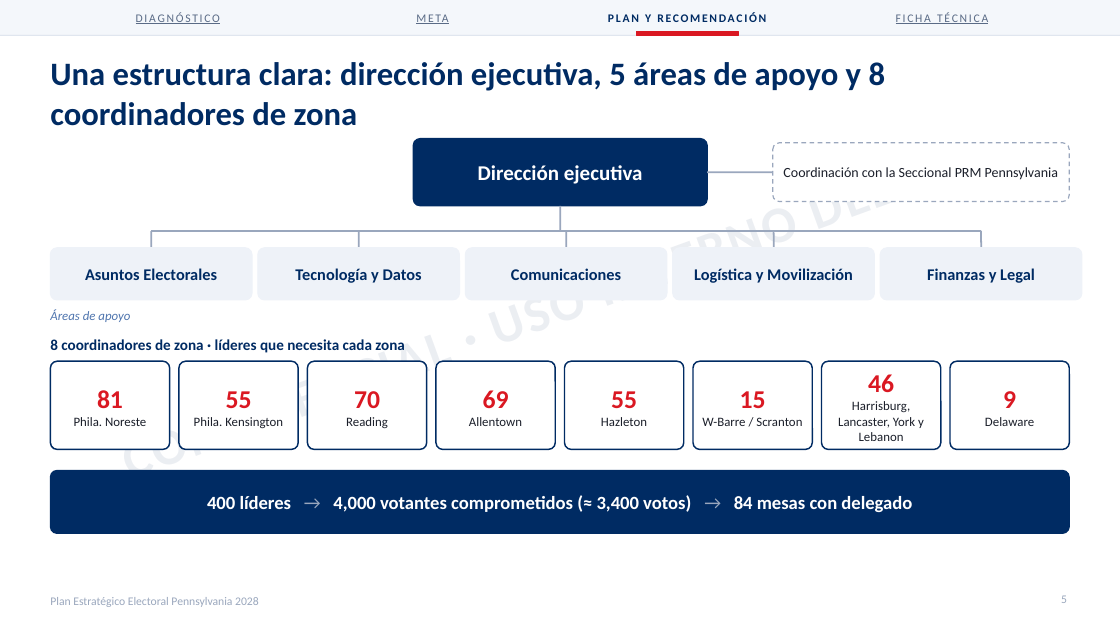
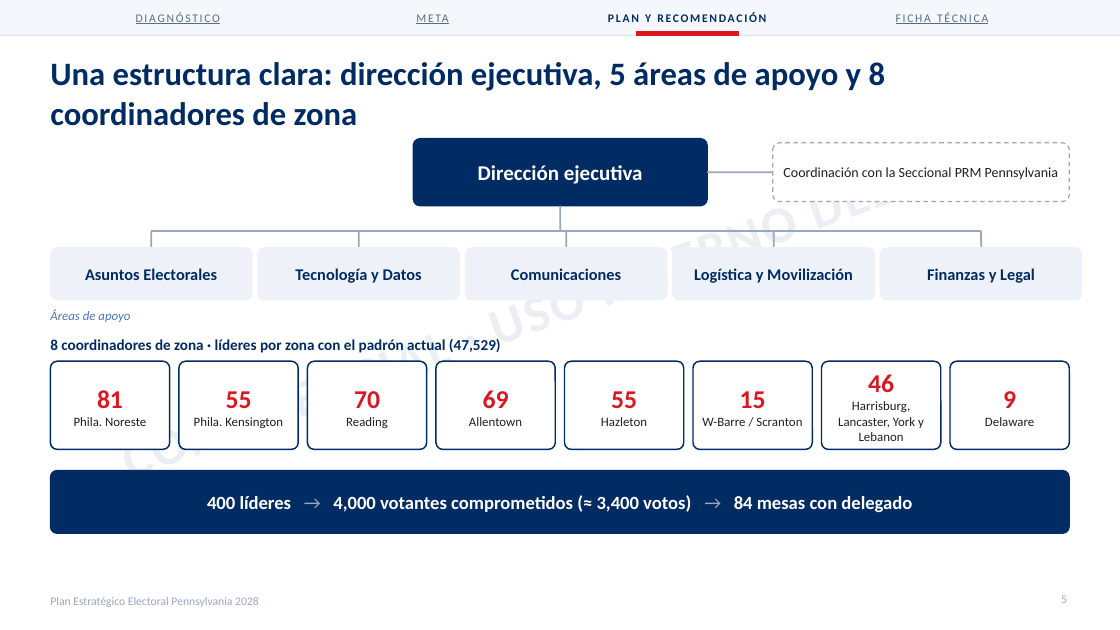
Before and after one commit to rcastillo9556/pdf-toolkit, a slide deck: slide 5 of presentaciones/Plan_Estrategico_Electoral_Pennsylvania_2028.pptx. Drawn at 1120x630 pixels with LibreOffice and Linux fonts; fonts in the diff are those of the drawing. Boxes give left, top, right and bottom in pixels: in the first picture for what was removed or moved away, otherwise in the second. Text is boxed around its words. In the diff, an @@ line names an element or a change of style, - is before the commit and + after.

```diff
--- a/presentaciones/Plan_Estrategico_Electoral_Pennsylvania_2028.pptx
+++ b/presentaciones/Plan_Estrategico_Electoral_Pennsylvania_2028.pptx
@@ text at [50, 339, 501, 353]: text changed @@
-8 coordinadores de zona · líderes que necesita cada zona
+8 coordinadores de zona · líderes por zona con el padrón actual (47,529)
```
Also in this commit, not shown: 2 other files.
